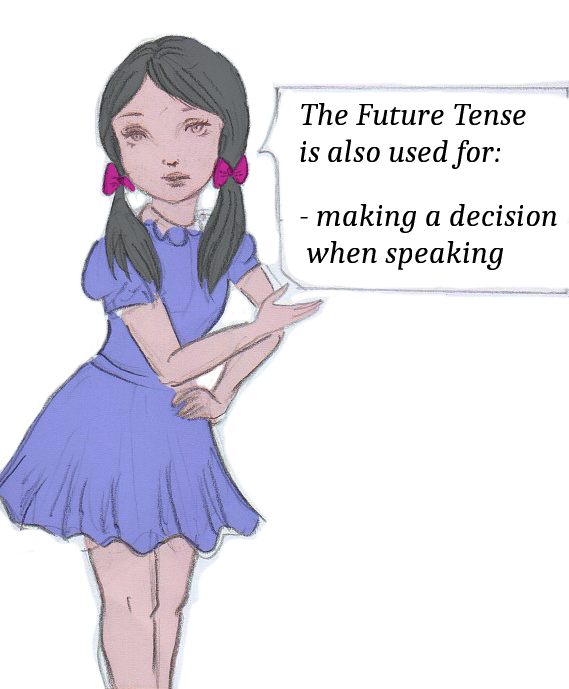
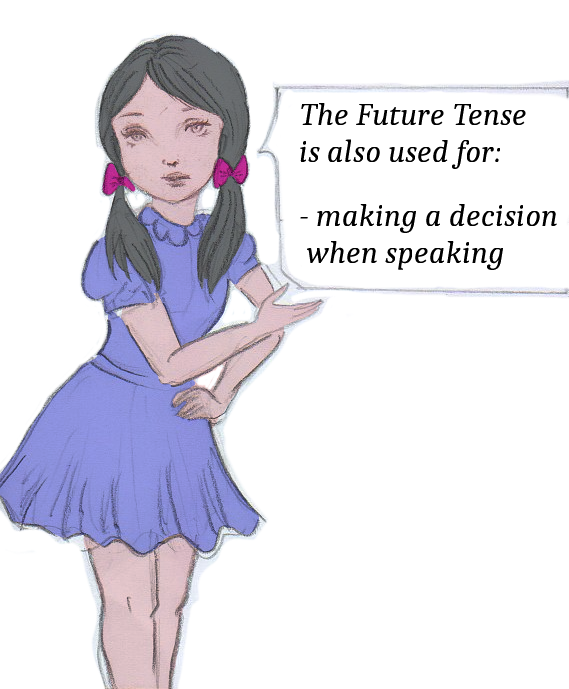
Layered file, before and after one edit (569px x 689px). Changes by layer:
painted on "fg" over box(138, 206, 211, 395)
